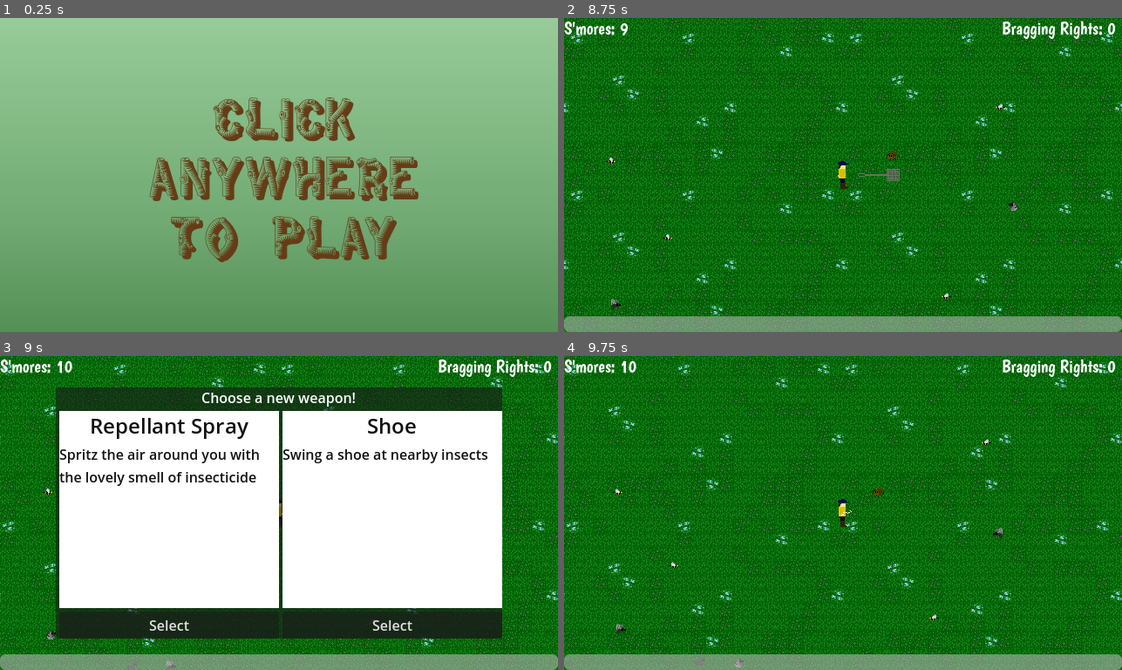
Above: before the commit, frames 1-4 (two rows, left to right).
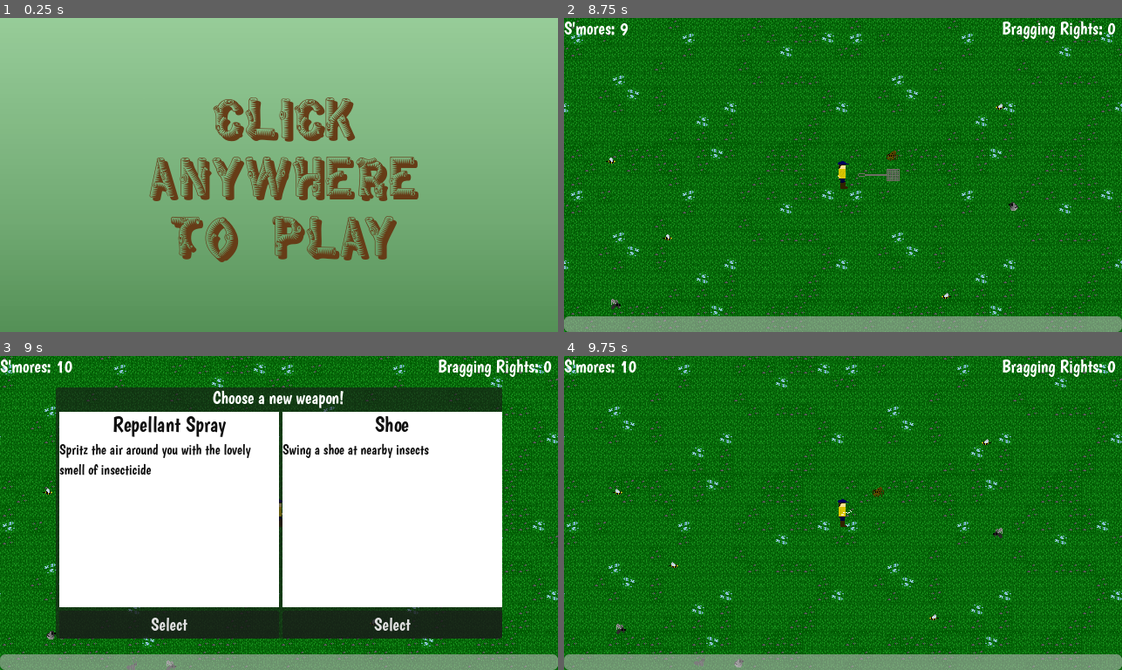
Above: after the commit, the same moments.

Repository: the-g-force/happy-camper
Game: Godot game, scene res://menu/splashscreen.tscn
Two runs of this game, one before a commit and one after it. Both use one fixed random seed, a clock stepped at 60 frames per second and the inputs below.
Inputs:
- Up to frame 1 (0.25 s): no input
- Up to frame 2 (8.75 s): tap Enter at 0.5 s; hold Right (right) 0.53-1.25 s; tap ` (gain_smore) at 0.6, 2.1, 2.85, 3.6, 4.35, 5.1, 5.85, 6.6, 7.35, 8.1 s; click "Play the Game" at 1.25 s; tap Space at 2 s; hold Down (down) 2.03-2.78 s; hold Right (right) 2.78-3.53 s; hold Up (up) 3.53-4.28 s; hold Left (left) 4.28-5.78 s; hold Down (down) 5.78-6.53 s; hold Right (right) 6.53-7.28 s; hold Up (up) 7.28-8.03 s; hold Right (right) from 8.03 s (still down)
- Up to frame 3 (9 s): release Right (right) at 8.78 s; hold Down (down) from 8.78 s (still down); tap ` (gain_smore) at 8.85 s
- Up to frame 4 (9.75 s): release Down (down) at 9.5 s; click "Select" at 9.5 s

Frames 1-2 are identical in both runs. In frame 3, 5.2% of the frame differs, in the area x 10-90%, y 10-88%; in frame 4, nothing differs.

Commit message:
Add theme to weapons selection

Diff:
--- a/project/ui/weapon_selection.tscn
+++ b/project/ui/weapon_selection.tscn
@@ -1,5 +1,6 @@
-[gd_scene load_steps=2 format=3 uid="uid://c3i6jhyaif5yr"]
+[gd_scene load_steps=3 format=3 uid="uid://c3i6jhyaif5yr"]
 
+[ext_resource type="Theme" uid="uid://cowie0qkntvju" path="res://theme.tres" id="1_13dmx"]
 [ext_resource type="Script" path="res://ui/weapon_selection.gd" id="1_g0o7e"]
 
 [node name="WeaponSelection" type="Control"]
@@ -10,6 +11,7 @@
 anchor_bottom = 1.0
 grow_horizontal = 2
 grow_vertical = 2
+theme = ExtResource("1_13dmx")
 script = ExtResource("1_g0o7e")
 
 [node name="Panel" type="Panel" parent="."]
